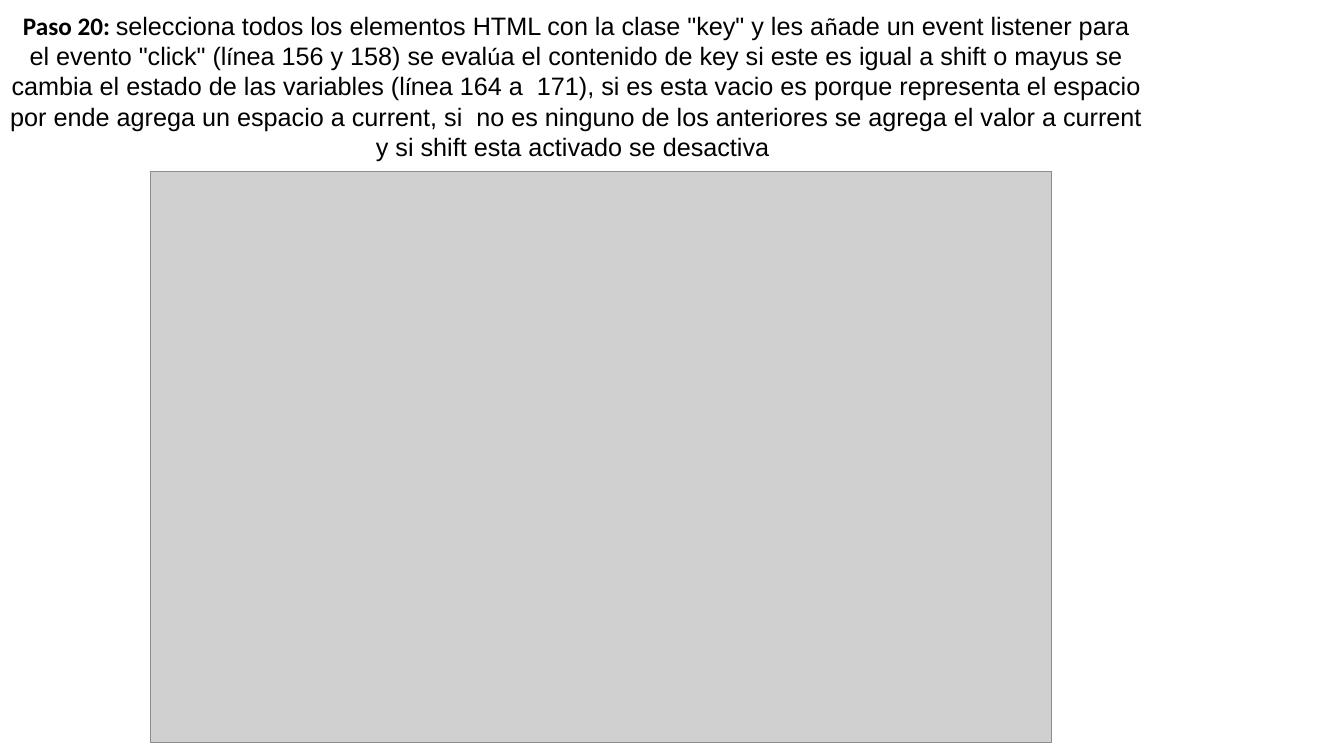
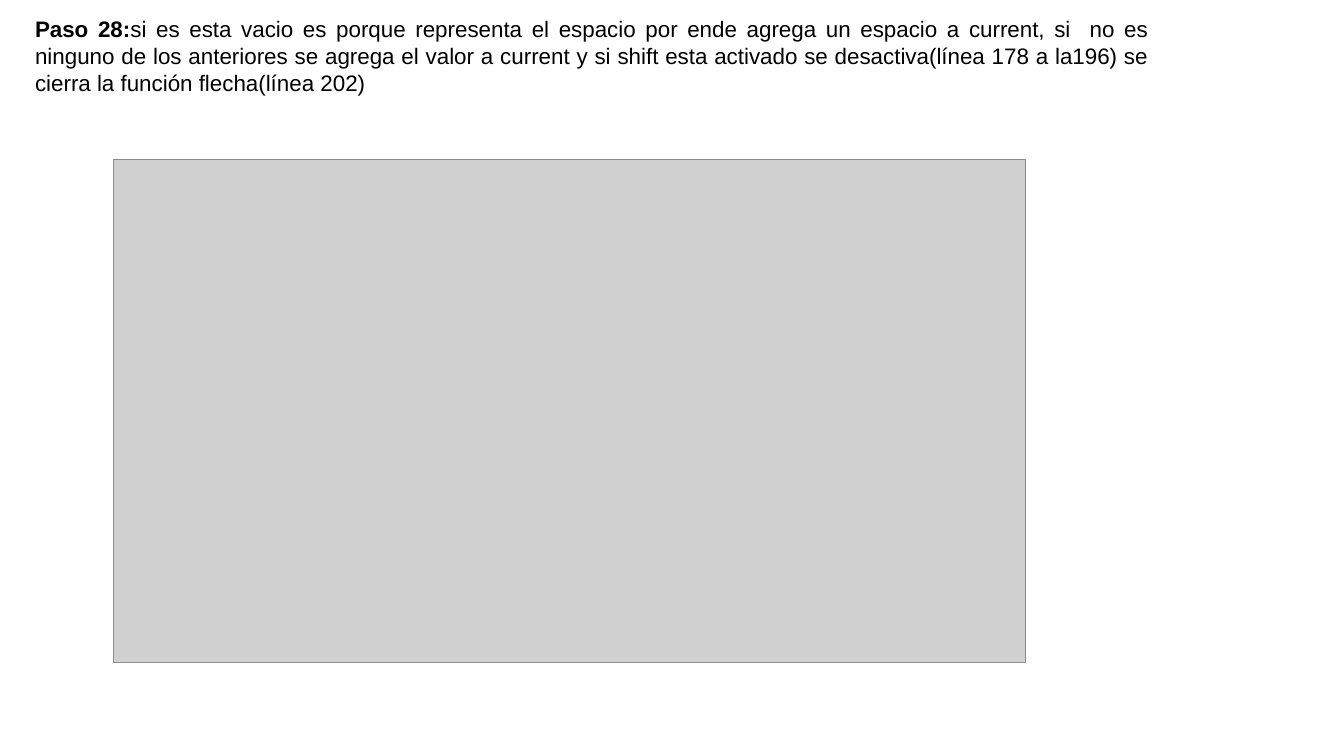
Before and after one commit to ADS02023/tecladoVirtual, a slide deck: slide 34 of Teclado.pptx (slide 28 before the commit). Drawn at 1344x756 pixels with LibreOffice and Linux fonts; fonts in the diff are those of the drawing; grey boxes stand for pictures; background and template pictures are left out. Boxes give left, top, right and bottom in pixels: in the first picture for what was removed or moved away, otherwise in the second. Text is boxed around its words. In the diff, an @@ line names an element or a change of style, - is before the commit and + after.

```diff
--- a/Teclado.pptx
+++ b/Teclado.pptx
@@ text at bbox=[35, 20, 1148, 96]: text changed; size 18 to 16 pt @@
-Paso 20: selecciona todos los elementos HTML con la clase "key" y les añade un event listener para el evento "click" (línea 156 y 158) se evalúa el contenido de key si este es igual a shift o mayus se cambia el estado de las variables (línea 164 a 171), si es esta vacio es porque representa el espacio por ende agrega un espacio a current, si no es ninguno de los anteriores se agrega el valor a current y si shift esta activado se desactiva
+Paso 28:si es esta vacio es porque representa el espacio por ende agrega un espacio a current, si no es ninguno de los anteriores se agrega el valor a current y si shift esta activado se desactiva(línea 178 a la196) se cierra la función flecha(línea 202)
@@ picture: place and size @@
-picture at bbox=[150, 171, 1052, 743]
+picture at bbox=[113, 160, 1025, 663]
```
Also in this commit, not shown: 15 other slides changed, 14 slides added, 4 slides removed, 5 other files.
